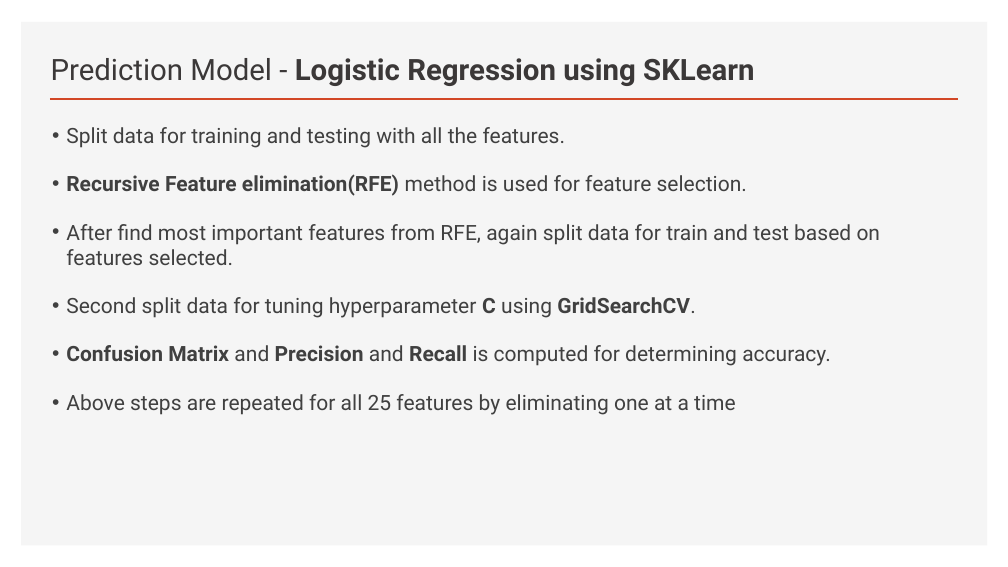
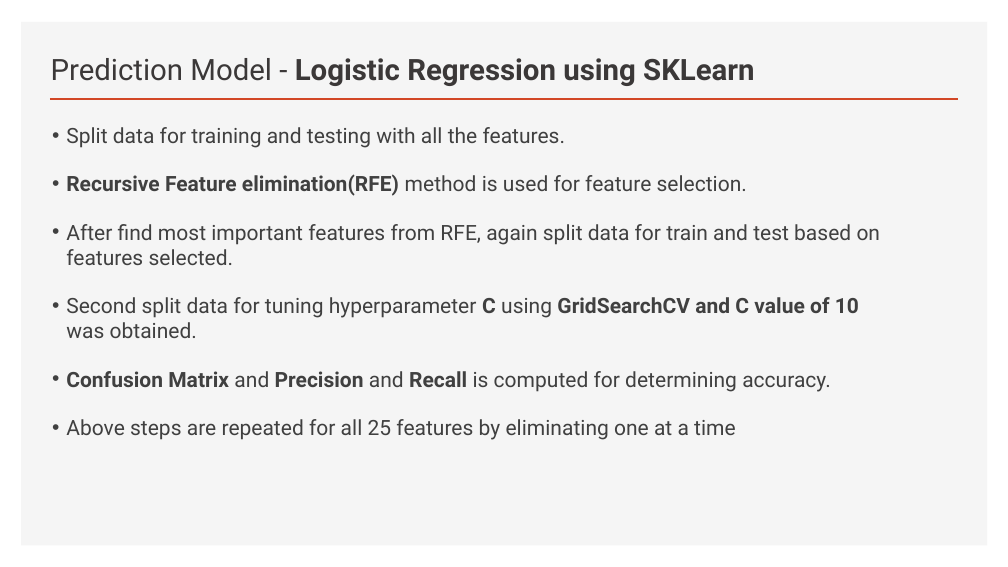
Before and after one commit to khmsha/Springboard, a slide deck: slide 13 of Capstone_Project1/HDMA Washington Home Loans Prediction.pptx (slide 10 before the commit). Drawn at 1008x567 pixels with LibreOffice and Linux fonts; fonts in the diff are those of the drawing. Boxes give left, top, right and bottom in pixels: in the first picture for what was removed or moved away, otherwise in the second. Text is boxed around its words. In the diff, an @@ line names an element or a change of style, - is before the commit and + after.

```diff
--- a/Capstone_Project1/HDMA Washington Home Loans Prediction.pptx
+++ b/Capstone_Project1/HDMA Washington Home Loans Prediction.pptx
@@ text at (x1=66, y1=297, x2=859, y2=338): text changed @@
-• Second split data for tuning hyperparameter C using GridSearchCV.
+• Second split data for tuning hyperparameter C using GridSearchCV and C value of 10 was obtained.
```
Also in this commit, not shown: 15 other slides changed, 5 slides added, 2 slides removed, 1 other file.
